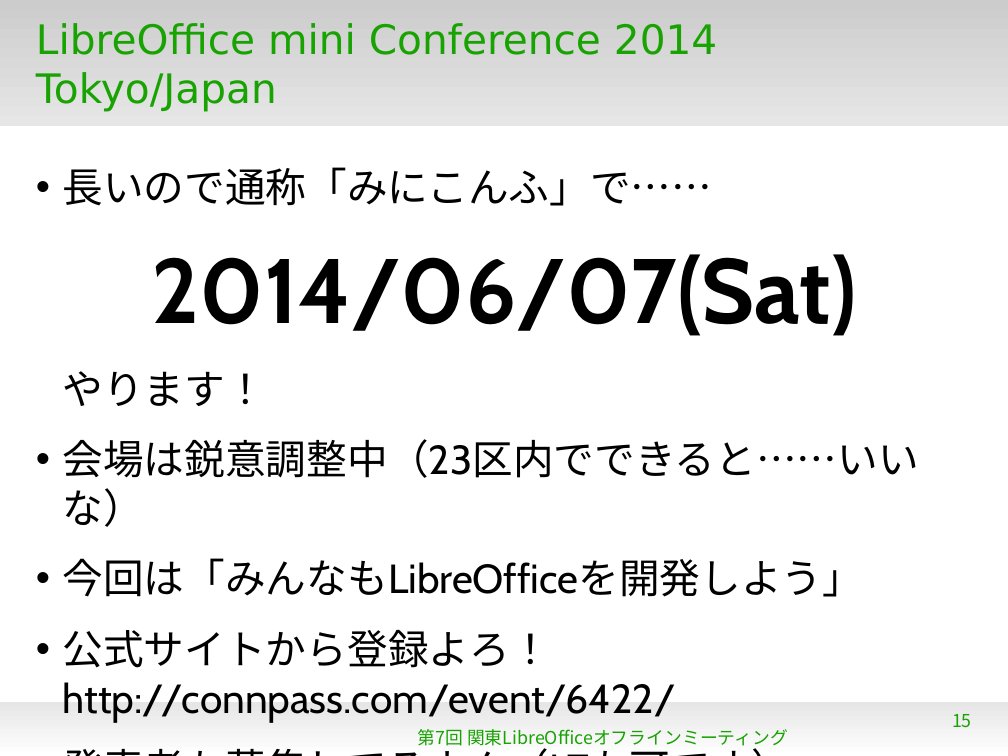
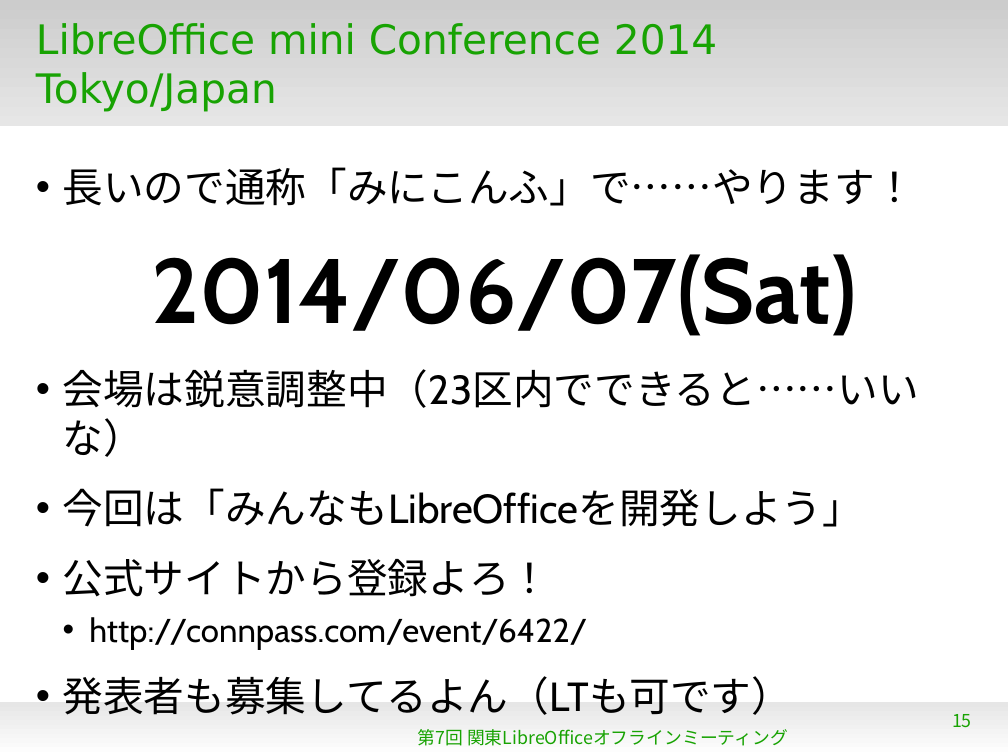
Before and after one commit to naruoga/KantoLibreOffice, a slide deck: slide 15 of May2014/201405news.odp. Drawn at 1008x756 pixels with LibreOffice and Linux fonts; fonts in the diff are those of the drawing; background and template pictures are left out. Boxes give left, top, right and bottom in pixels: in the first picture for what was removed or moved away, otherwise in the second. Text is boxed around its words. In the diff, an @@ line names an element or a change of style, - is before the commit and + after.

Commit message:
May2014/201405news.odp - Presentation version

```diff
--- a/May2014/201405news.odp
+++ b/May2014/201405news.odp
@@ text at bbox=[63, 167, 916, 206]: text changed @@
-• 長いので通称「みにこんふ」で……
+• 長いので通称「みにこんふ」で……やります！
@@ text at bbox=[63, 371, 266, 406]: paragraph removed @@
-やります！
@@ text at bbox=[63, 559, 587, 650]: text changed; size 32 to 26 pt @@
-• 公式サイトから登録よろ！
-  http://connpass.com/event/6422/
+• 公式サイトから登録よろ！
+  • http://connpass.com/event/6422/
```
Also in this commit, not shown: 4 other slides changed.
